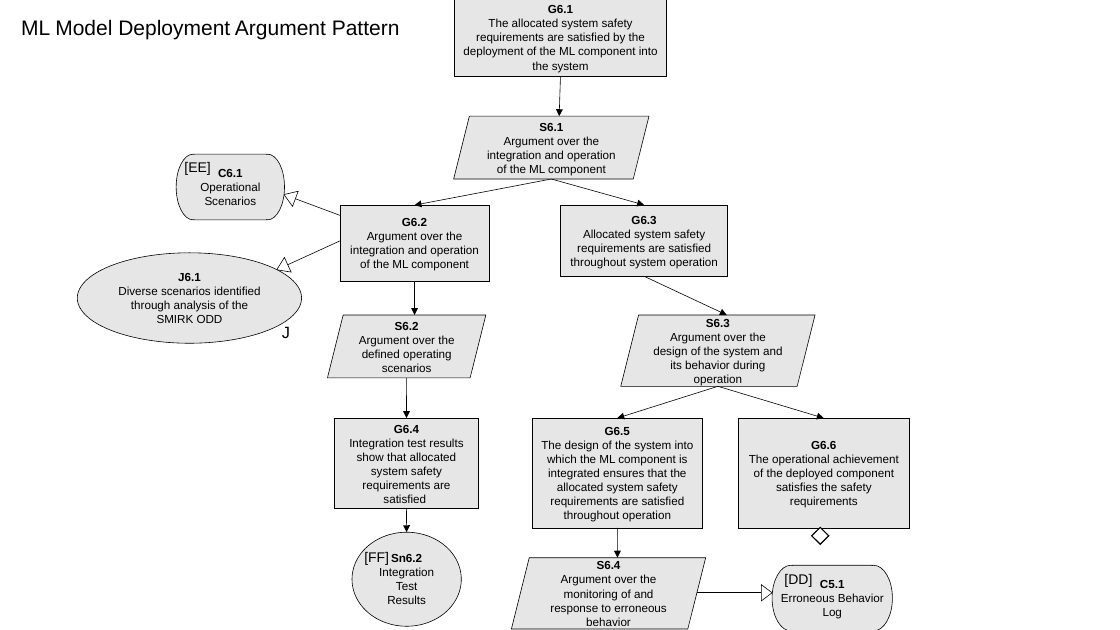
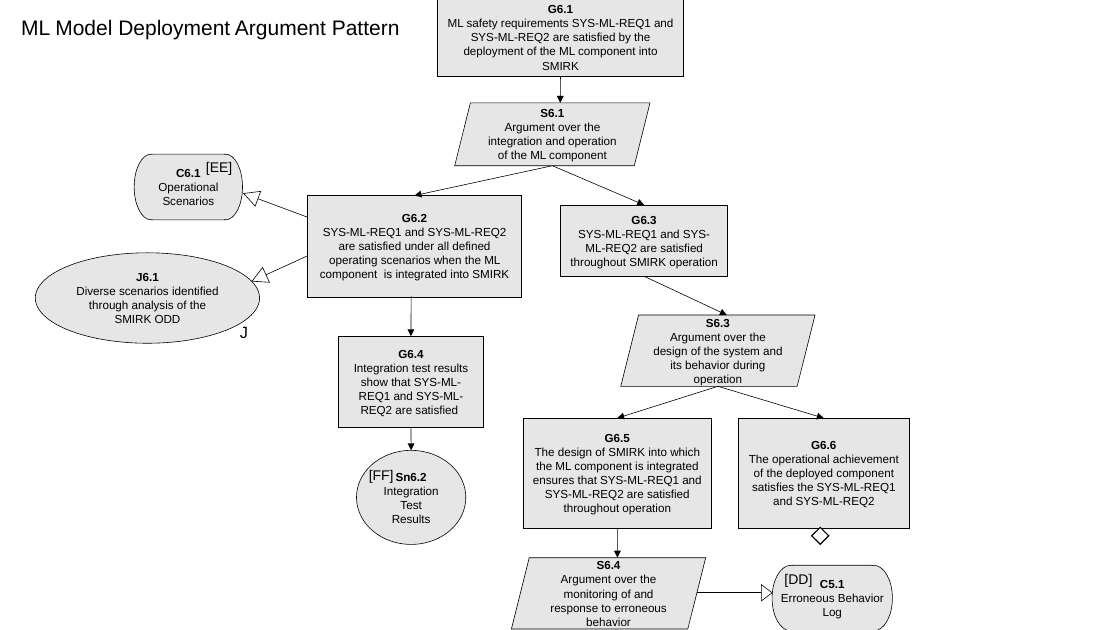
Before and after one commit to RI-SE/smirk, a slide deck: slide 8 of docs/figures/figures.pptx. Drawn at 1120x630 pixels with LibreOffice and Linux fonts; fonts in the diff are those of the drawing. Boxes give left, top, right and bottom in pixels: in the first picture for what was removed or moved away, otherwise in the second. Text is boxed around its words. In the diff, an @@ line names an element or a change of style, - is before the commit and + after.

```diff
--- a/docs/figures/figures.pptx
+++ b/docs/figures/figures.pptx
@@ rectangle "G6.1" resized from (x1=455, y1=0, x2=667, y2=76) to (x1=438, y1=0, x2=683, y2=76) @@
@@ text in rectangle at (x1=448, y1=18, x2=673, y2=70): text changed @@
-The allocated system safety requirements are satisfied by the deployment of the ML component into the system
+ML safety requirements SYS-ML-REQ1 and SYS-ML-REQ2 are satisfied by the deployment of the ML component into SMIRK
@@ arrow moved from (560, 76) - (560, 116) to (560, 76) - (560, 103) @@
@@ parallelogram "S6.1" moved from (x1=454, y1=116, x2=649, y2=179) to (x1=455, y1=103, x2=650, y2=166) @@
@@ text "[EE]" moved from (x1=184, y1=162, x2=210, y2=175) to (x1=206, y1=162, x2=232, y2=175) @@
@@ arrow moved from (551, 179) - (414, 205) to (553, 166) - (414, 196) @@
@@ arrow moved from (551, 179) - (644, 205) to (553, 166) - (644, 205) @@
@@ 1 freeform shape, 1 text, 1 ellipse, 1 triangle moved together from (x1=77, y1=155, x2=302, y2=344) to (x1=35, y1=155, x2=261, y2=344) @@
@@ line moved from (296, 199) - (381, 231) to (258, 199) - (365, 239) @@
@@ rectangle "G6.2" resized from (x1=340, y1=205, x2=490, y2=281) to (x1=308, y1=196, x2=521, y2=297) @@
@@ line moved from (288, 265) - (371, 227) to (266, 275) - (371, 227) @@
@@ text in rectangle at (x1=320, y1=227, x2=509, y2=281): text changed @@
-Argument over the integration and operation of the ML component
+SYS-ML-REQ1 and SYS-ML-REQ2 are satisfied under all defined operating scenarios when the ML component is integrated into SMIRK
@@ text in rectangle at (x1=570, y1=229, x2=717, y2=269): text changed @@
-Allocated system safety requirements are satisfied throughout system operation
+SYS-ML-REQ1 and SYS-ML-REQ2 are satisfied throughout SMIRK operation
@@ triangle moved from (x1=273, y1=257, x2=291, y2=277) to (x1=249, y1=268, x2=269, y2=289) @@
@@ arrow removed from (414, 281) to (414, 315) @@
@@ parallelogram removed at (x1=328, y1=315, x2=486, y2=378) @@
-S6.2
-Argument over the defined operating scenarios
@@ 2 arrows, 1 text, 1 rectangle moved together from (x1=334, y1=378, x2=479, y2=565) to (x1=339, y1=296, x2=483, y2=483) @@
@@ text in rectangle at (x1=354, y1=363, x2=468, y2=416): text changed @@
-Integration test results show that allocated system safety requirements are satisfied
+Integration test results show that SYS-ML-REQ1 and SYS-ML-REQ2 are satisfied
@@ rectangle "G6.5" resized from (x1=532, y1=418, x2=702, y2=528) to (x1=523, y1=418, x2=711, y2=528) @@
@@ text in rectangle at (x1=533, y1=447, x2=701, y2=515): text changed @@
-The design of the system into which the ML component is integrated ensures that the allocated system safety requirements are satisfied throughout operation
+The design of SMIRK into which the ML component is integrated ensures that SYS-ML-REQ1 and SYS-ML-REQ2 are satisfied throughout operation
@@ ellipse "Sn6.2" moved from (x1=352, y1=533, x2=461, y2=627) to (x1=356, y1=450, x2=465, y2=544) @@
@@ text in rectangle at (x1=749, y1=454, x2=899, y2=507): text changed @@
-The operational achievement of the deployed component satisfies the safety requirements
+The operational achievement of the deployed component satisfies the SYS-ML-REQ1 and SYS-ML-REQ2
```
Also in this commit, not shown: 4 other slides changed, 5 other files.
